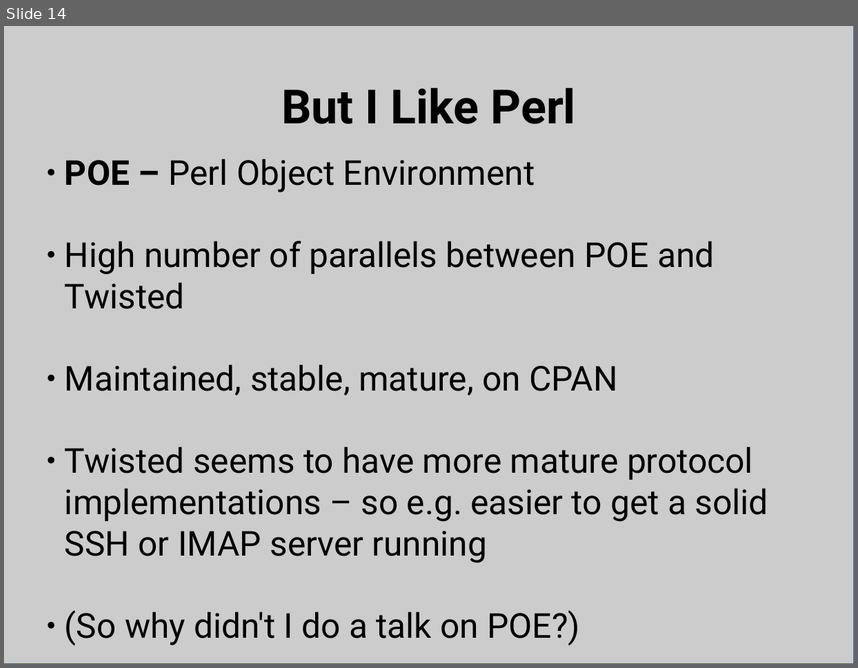
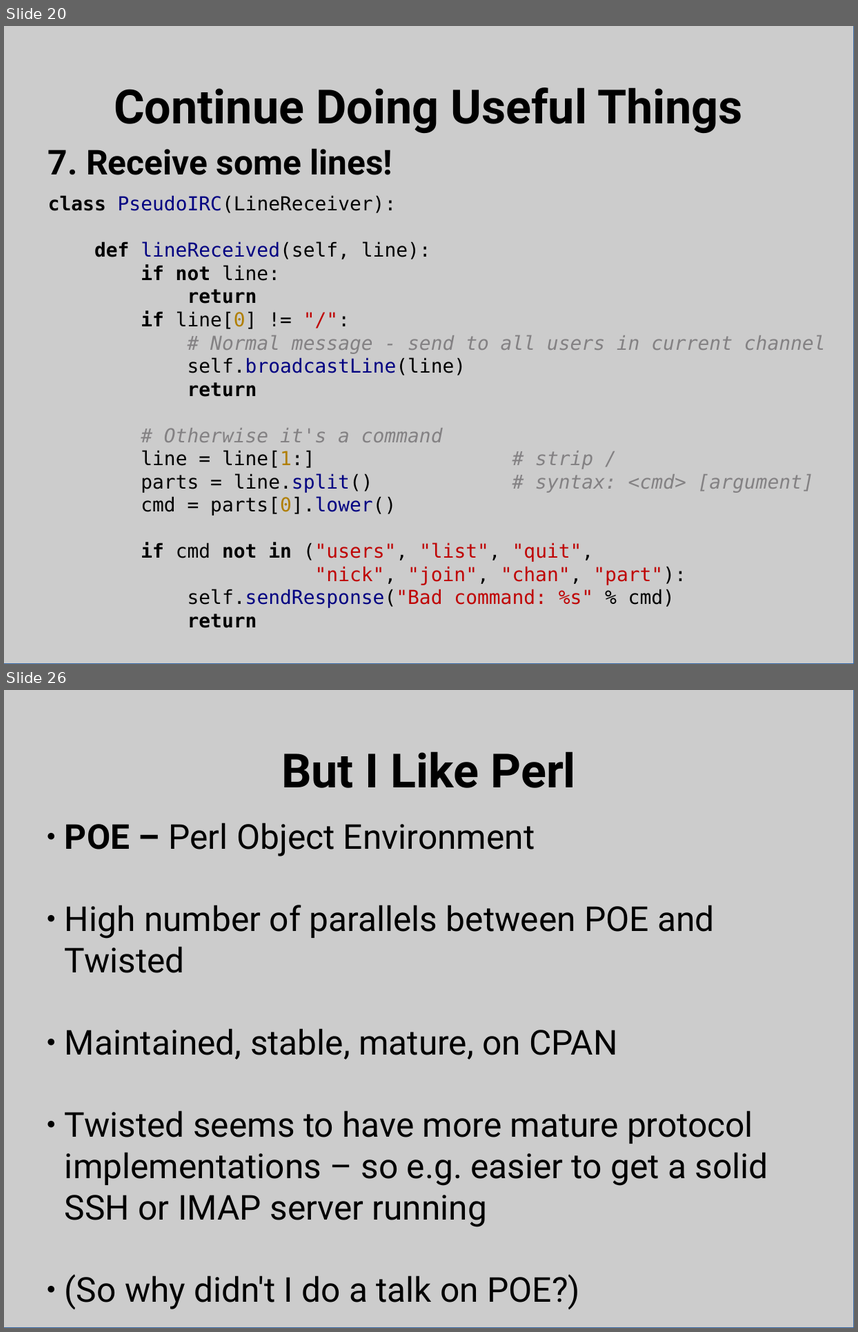
Before and after one commit to bpetering/linuxsa-talk-twisted, a slide deck: twisted_talk.odp. Shown one above the other, each under a label of ours: slide 14 before the commit, slides 20 and 26 after it; the slides between them are not shown. The pictures are 858x668 and 858x1332 pixels, drawn with LibreOffice and Linux fonts; fonts in the diff are those of the drawing. Boxes give left, top, right and bottom in pixels: in the first picture for what was removed or moved away, otherwise in the second. Text is boxed around its words. In the diff, an @@ line names an element or a change of style, - is before the commit and + after.

```diff
--- a/twisted_talk.odp
+++ b/twisted_talk.odp
@@ slide 20 added at box(4, 26, 854, 664), background #FFFFFF @@
@@ rectangle added at box(4, 26, 854, 664), fill #CCCCCC, outline #3465A4 0 pt @@
@@ title added at box(114, 87, 743, 133), 44 pt, text #000000, bold @@
+Continue Doing Useful Things
@@ text added at box(48, 148, 392, 175), 32 pt, text #000000, bold @@
+7. Receive some lines!
@@ text added at box(48, 195, 826, 628), 18 pt, text #000000 @@
+class PseudoIRC(LineReceiver):
+def lineReceived(self, line):
+if not line:
+return
+if line[0] != "/":
+# Normal message - send to all users in current channel
+self.broadcastLine(line)
+return
+# Otherwise it's a command
+line = line[1:] # strip /
+parts = line.split() # syntax: <cmd> [argument]
+cmd = parts[0].lower()
+if cmd not in ("users", "list", "quit",
+"nick", "join", "chan", "part"):
+self.sendResponse("Bad command: %s" % cmd)
+return
@@ what was slide 14 is now slide 26 @@
```
Also in this commit, not shown: 10 slides changed, 12 other slides added, 1 slide removed, 4 other files.
